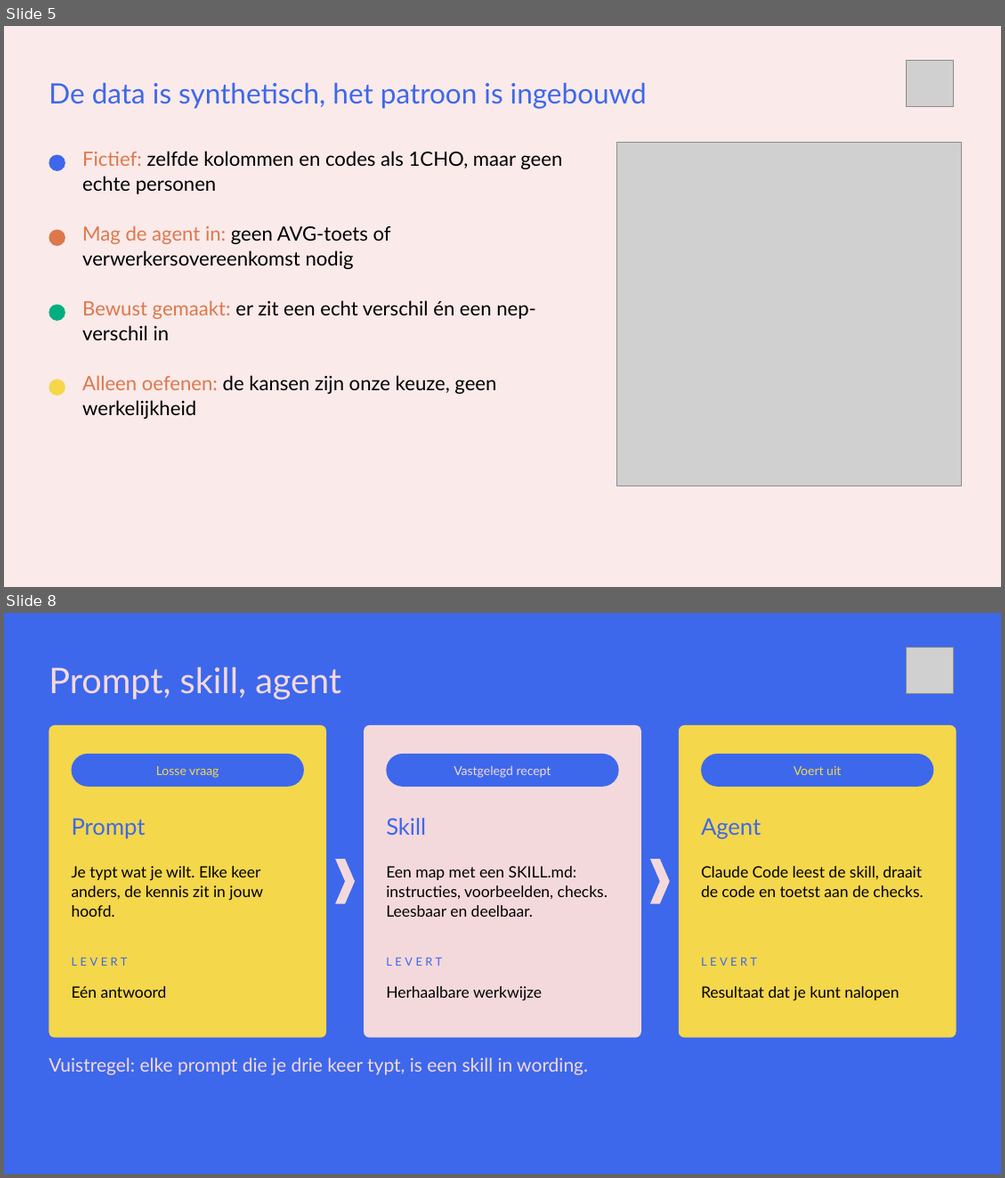
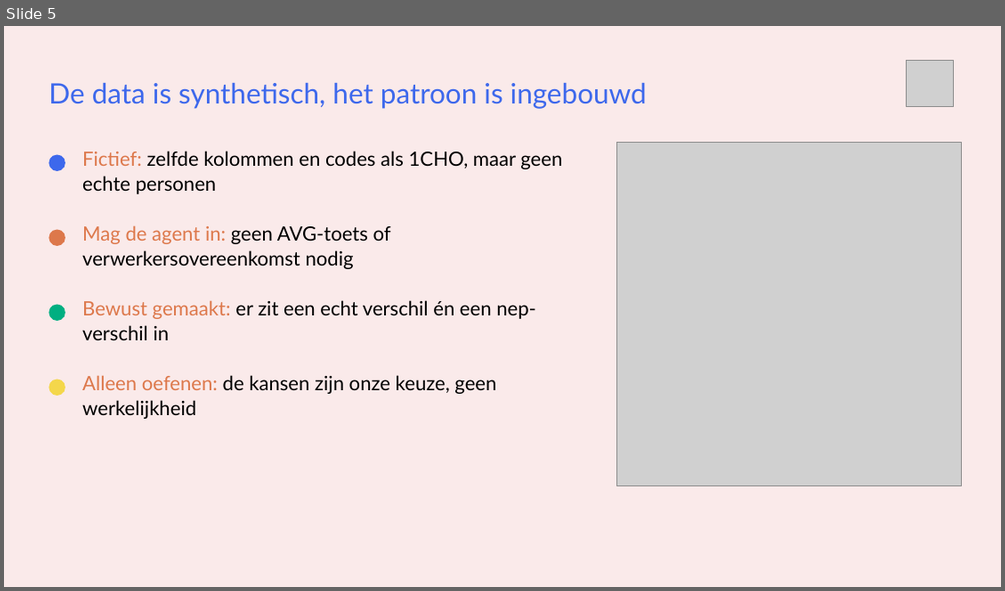
Before and after one commit to cedanl/clidev-presentaties, a slide deck: workshop-rad/exports/261005_workshop_rad_uitvoering.pptx. Shown one above the other, each under a label of ours: slides 5 and 8 before the commit, slide 5 after it; the slides between them are not shown. The pictures are 1005x1178 and 1005x591 pixels, drawn with LibreOffice and Linux fonts; fonts in the diff are those of the drawing; grey boxes stand for pictures. Boxes give left, top, right and bottom in pixels: in the first picture for what was removed or moved away, otherwise in the second. Text is boxed around its words. In the diff, an @@ line names an element or a change of style, - is before the commit and + after.

```diff
--- a/workshop-rad/exports/261005_workshop_rad_uitvoering.pptx
+++ b/workshop-rad/exports/261005_workshop_rad_uitvoering.pptx
@@ slide 8 removed at <box>4,613,1001,1174</box>, background #3D68EC @@
@@ picture removed at <box>906,648,954,695</box> @@
@@ text removed at <box>48,667,341,699</box> @@
-Prompt, skill, agent
@@ rounded rectangle removed at <box>48,725,326,1037</box> @@
@@ rounded rectangle removed at <box>364,725,641,1037</box> @@
@@ rounded rectangle removed at <box>679,725,956,1037</box> @@
@@ rounded rectangle removed at <box>72,754,304,787</box> @@
@@ text removed at <box>156,766,218,778</box> @@
-Losse vraag
@@ rounded rectangle removed at <box>386,754,619,787</box> @@
@@ text removed at <box>453,765,551,778</box> @@
-Vastgelegd recept
@@ rounded rectangle removed at <box>701,754,933,787</box> @@
@@ text removed at <box>793,766,841,775</box> @@
-Voert uit
@@ text removed at <box>72,818,146,839</box> @@
-Prompt
@@ text removed at <box>386,818,426,835</box> @@
-Skill
@@ text removed at <box>701,818,760,839</box> @@
-Agent
@@ text removed at <box>72,866,263,916</box> @@
-Je typt wat je wilt. Elke keer anders, de kennis zit in jouw hoofd.
@@ chevron removed at <box>335,859,355,904</box> @@
@@ text removed at <box>386,866,607,916</box> @@
-Een map met een SKILL.md: instructies, voorbeelden, checks. Leesbaar en deelbaar.
@@ chevron removed at <box>650,859,670,904</box> @@
@@ text removed at <box>701,866,922,897</box> @@
-Claude Code leest de skill, draait de code en toetst aan de checks.
@@ text removed at <box>72,957,128,965</box> @@
-LEVERT
@@ text removed at <box>386,957,442,965</box> @@
-LEVERT
@@ text removed at <box>701,957,757,965</box> @@
-LEVERT
@@ text removed at <box>72,986,167,997</box> @@
-Eén antwoord
@@ text removed at <box>386,986,542,1000</box> @@
-Herhaalbare werkwijze
@@ text removed at <box>701,986,898,1000</box> @@
-Resultaat dat je kunt nalopen
@@ text removed at <box>48,1057,588,1075</box> @@
-Vuistregel: elke prompt die je drie keer typt, is een skill in wording.
```
Also in this commit, not shown: 5 slides changed, 1 slide added, 4 other files.
